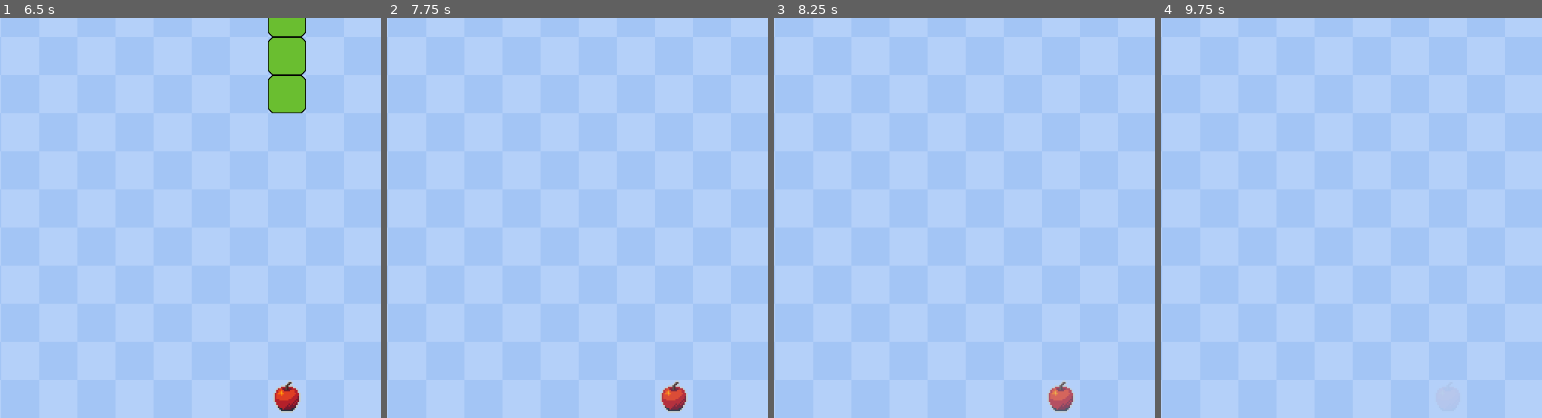
Above: before the commit, frames 1-4 (left to right).
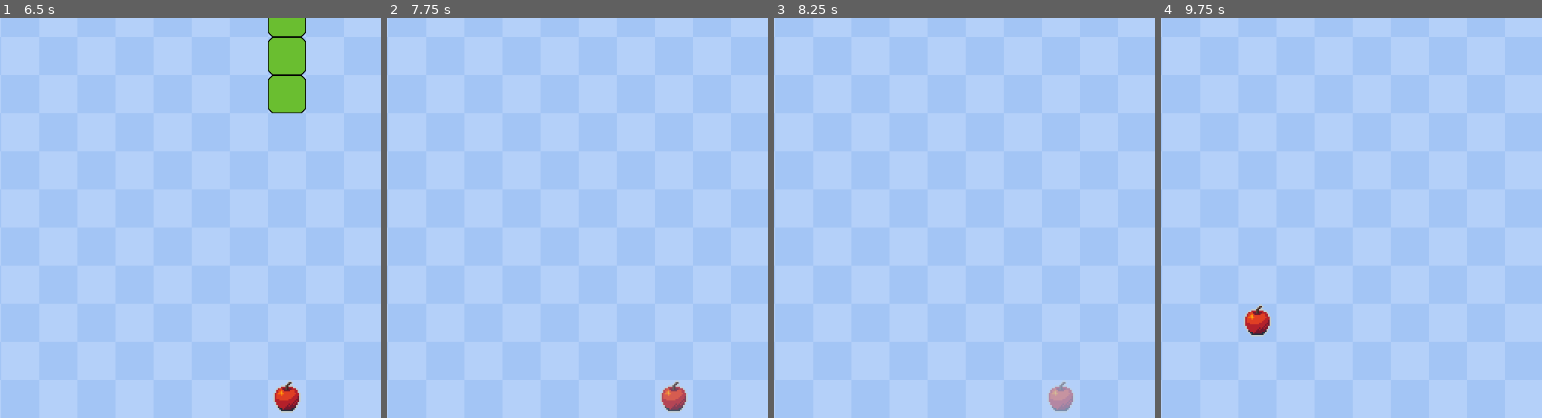
Above: after the commit, the same moments.

Repository: NathanGavenski/Snake
Game: Godot game, scene res://scenes/main.tscn
Same seed, same stepped clock (60 frames per second), same inputs: the game is played once before the commit and once after it.
Inputs (mouse positions are % of the whole screen's width and height, from its top left):
- Up to frame 1 (6.5 s): tap Enter at 0.5 s; hold D (move_right) 0.53-1.25 s; click (97, 2) at 1.25 s; click (60, 17) at 2 s; click (60, 21) at 2.75 s; click (60, 26) at 3.5 s; click (60, 31) at 4.25 s; click "X" at 5 s; tap Space at 5.75 s; hold S (move_down) from 5.78 s (still down)
- Up to frame 2 (7.75 s): tap Enter at 6.5 s; release S (move_down) at 6.53 s; hold D (move_right) 6.53-7.28 s; hold W (move_up) from 7.28 s (still down)
- Up to frame 3 (8.25 s): release W (move_up) at 8.03 s; hold A (move_left) from 8.03 s (still down)
- Up to frame 4 (9.75 s): release A (move_left) at 9.53 s; hold S (move_down) from 9.53 s (still down)
The pictures show only the part of the screen within x 10-60%, y 50-100%; the shares and areas given below are measured in that part.

Frame 1 is identical in both runs. In frame 2, 0.1% of the frame differs, in the area x 72-78%, y 91-96%; in frame 3, 0.3%; in frame 4, 0.4%, in the area x 21-29%, y 71-80%.

Commit message:
Add vanishing portals

Diff:
--- a/scripts/apple.gd
+++ b/scripts/apple.gd
@@ -10,6 +10,9 @@
 var grid_position: Vector2 = Vector2(0, 0)
 var current_apple: int
 var offset: Vector2 = Vector2(0, 0)
+
+var lifespan: int = 30
+var time_alive: int = 0
 
 func _ready() -> void:
 	$Sprite2D.texture = self.apple
--- a/scripts/main.gd
+++ b/scripts/main.gd
@@ -17,14 +17,9 @@
 var reverse_direction = {self.up: self.down, self.down: self.up, self.left: self.right, self.right: self.left}
 var move_direction: Vector2 = Vector2(0, 0)
 
-var food: Node2D
-var food_vanish: bool = true
-var food_timeout: int = 40
-var food_time: int = 0
-
 var snake: Node2D
 var start_pos = Vector2(9, 9)
-
+var food: Node2D
 var portals: Array = []
 
 func _ready() -> void:
@@ -141,8 +136,6 @@
 		self.teleport(body, self.portals[0])
 
 func teleport(body: Node2D, destination: Area2D) -> void:
-	print(body.grid_position)
-	print(destination.grid_position)
 	body.grid_position = destination.grid_position
 
 func move_portals() -> void:
@@ -170,6 +163,15 @@
 			portal_set = true
 			portal.time_alive = 0
 			portal.modulate.a = 1
+
+func tick_portal() -> void:
+	for portal in self.portals:
+		if portal.lifespan == portal.time_alive:
+			return self.move_portals()
+
+		var alpha = 1 - self.sigmoid(portal.time_alive, portal.lifespan)
+		portal.modulate.a = alpha
+		portal.time_alive += 1
 
 # FOOD CODE
 func spawn_food() -> void:
@@ -230,16 +232,16 @@
 	self.food.position += self.food.offset
 	self.food.grid_position = _food_pos
 
-	self.food_time = 0
+	self.food.time_alive = 0
 	self.food.modulate.a = 1
 
 func tick_food() -> void:
-	if self.food_time == self.food_timeout:
+	if self.food.time_alive == self.food.lifespan:
 		return self.move_food()
 
-	var alpha = 1 - self.sigmoid(self.food_time)
+	var alpha = 1 - self.sigmoid(self.food.time_alive, self.food.lifespan)
 	self.food.modulate.a = alpha
-	self.food_time += 1
+	self.food.time_alive += 1
 
 # SIGNALS
 func _on_update_score(new_score: int) -> void:
@@ -254,9 +256,12 @@
 
 	if $MenuLayer.food_status:
 		self.tick_food()
-	elif self.food_time > 0:
-		self.food_time = 0
+	elif self.food.time_alive > 0:
+		self.food.time_alive = 0
 		self.food.modulate.a = 1
+
+	if $MenuLayer.portal:
+		self.tick_portal()
 
 func _on_game_over_menu_restart() -> void:
 	new_game()
@@ -275,7 +280,7 @@
 	self.move_snake()
 
 # UTILS CODE
-func sigmoid(x: float, steepness: int = 10) -> float:
-	var x_norm = (x - 0) / (self.food_timeout - 0)
+func sigmoid(x: float, max: int, steepness: int = 10) -> float:
+	var x_norm = (x - 0) / (max - 0)
 	var sig = 1 / (1 + exp(-steepness * (x_norm - 0.5)))
-	return sig
+	return min(sig, 0.95)
--- a/scripts/portal.gd
+++ b/scripts/portal.gd
@@ -7,7 +7,7 @@
 var offset: Vector2
 
 var in_portal: bool
-var portal_timer: int = 30
+var lifespan: int = 30
 var time_alive: int = 0
 
 func set_in_portal() -> void:
Not shown, added: assets/apples.png.import
